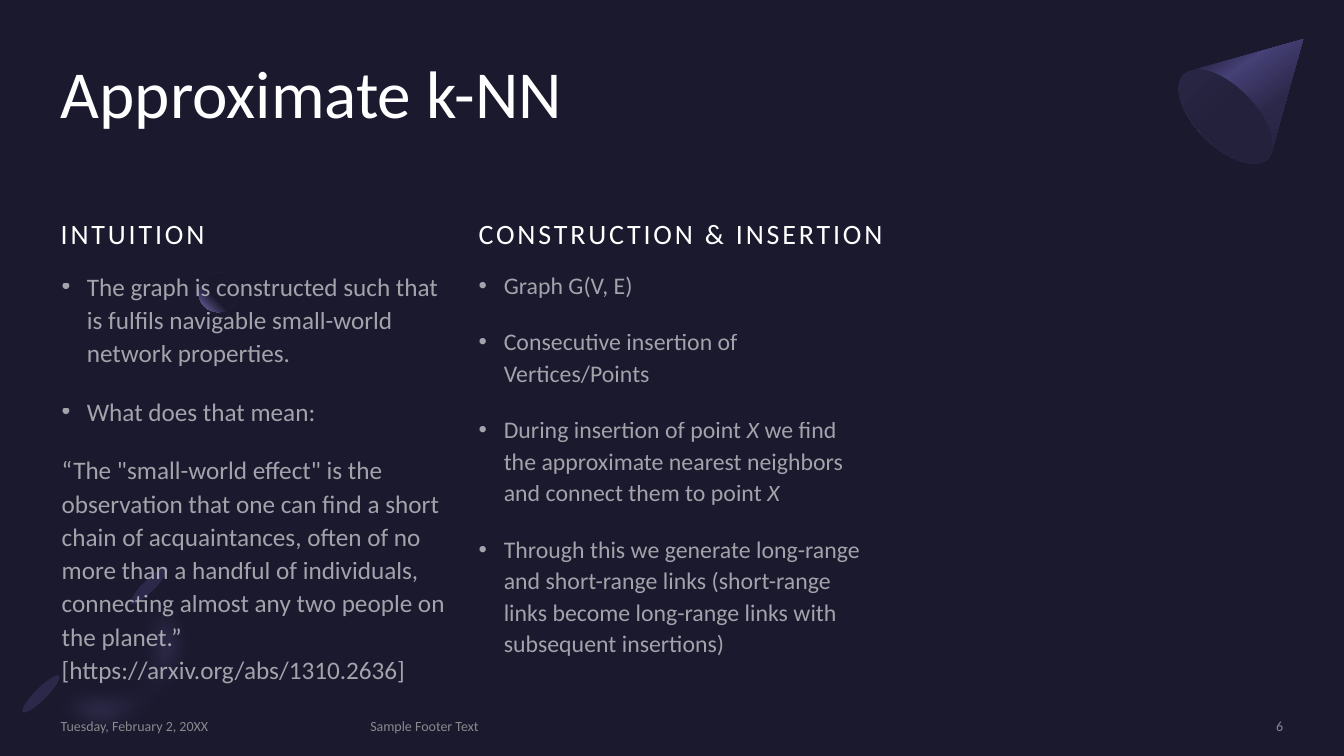
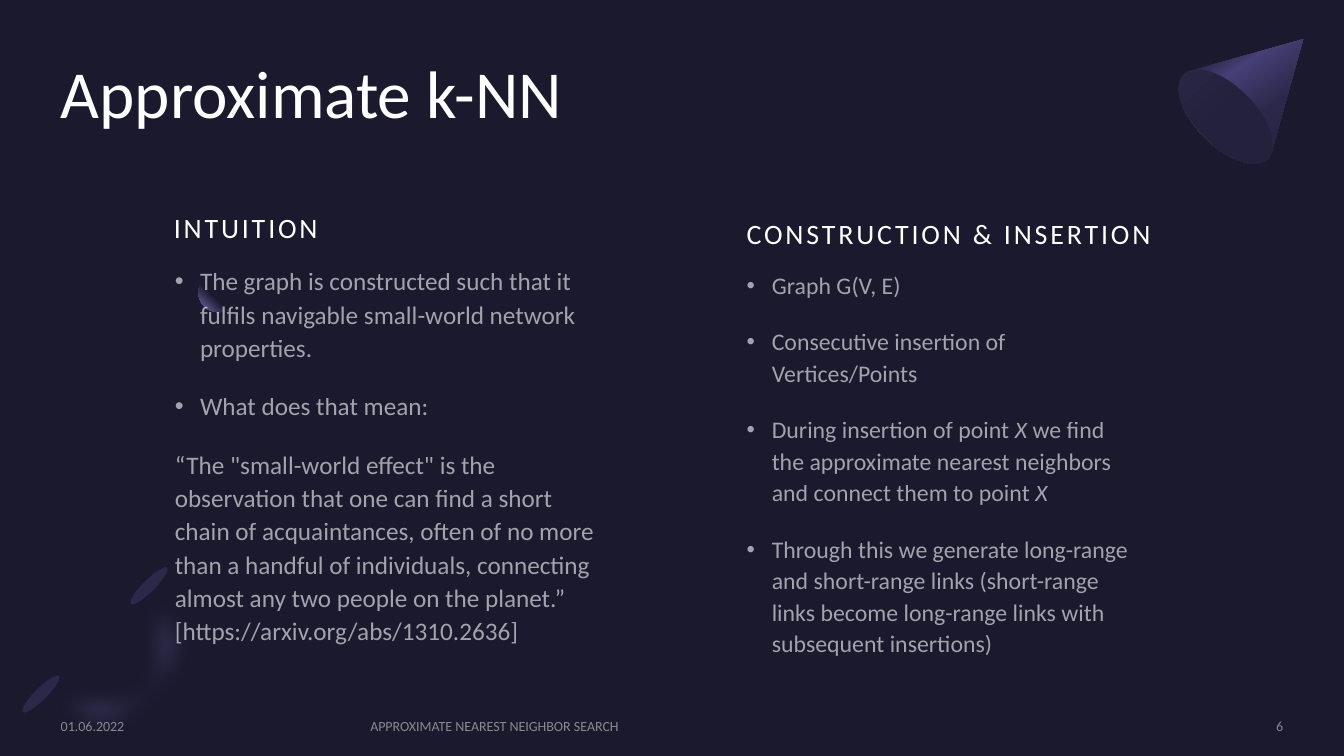
Before and after one commit to Ra0R/approximate-nearest-neighbor, a slide deck: slide 6 of presentation.pptx. Drawn at 1344x756 pixels with LibreOffice and Linux fonts; fonts in the diff are those of the drawing. Boxes give left, top, right and bottom in pixels: in the first picture for what was removed or moved away, otherwise in the second. Text is boxed around its words. In the diff, an @@ line names an element or a change of style, - is before the commit and + after.

```diff
--- a/presentation.pptx
+++ b/presentation.pptx
@@ text "INTUITION" rewrapped from (61, 226, 205, 244) to (173, 186, 567, 245) @@
@@ text "CONSTRUCTION & INSERTION": place and size @@
-text "CONSTRUCTION & INSERTION" at (479, 191, 982, 250)
+text "CONSTRUCTION & INSERTION" at (747, 191, 1250, 250)
@@ text "The graph is constructed such ...": place and size @@
-text "The graph is constructed such ..." at (62, 278, 445, 684)
+text "The graph is constructed such ..." at (175, 273, 593, 645)
@@ text "Graph G(V, E)": place and size @@
-text "Graph G(V, E)" at (504, 277, 860, 656)
+text "Graph G(V, E)" at (772, 277, 1128, 656)
@@ text at (200, 273, 575, 361): text changed @@
-• The graph is constructed such that is fulfils navigable small-world network properties.
+• The graph is constructed such that it fulfils navigable small-world network properties.
@@ text at (61, 722, 125, 731): text changed @@
-Tuesday, February 2, 20XX
+01.06.2022
@@ text at (370, 722, 619, 731): text changed @@
-Sample Footer Text
+APPROXIMATE NEAREST NEIGHBOR SEARCH
```
Also in this commit, not shown: 12 other slides changed, 1 slide added, 1 slide removed, 2 other files.
